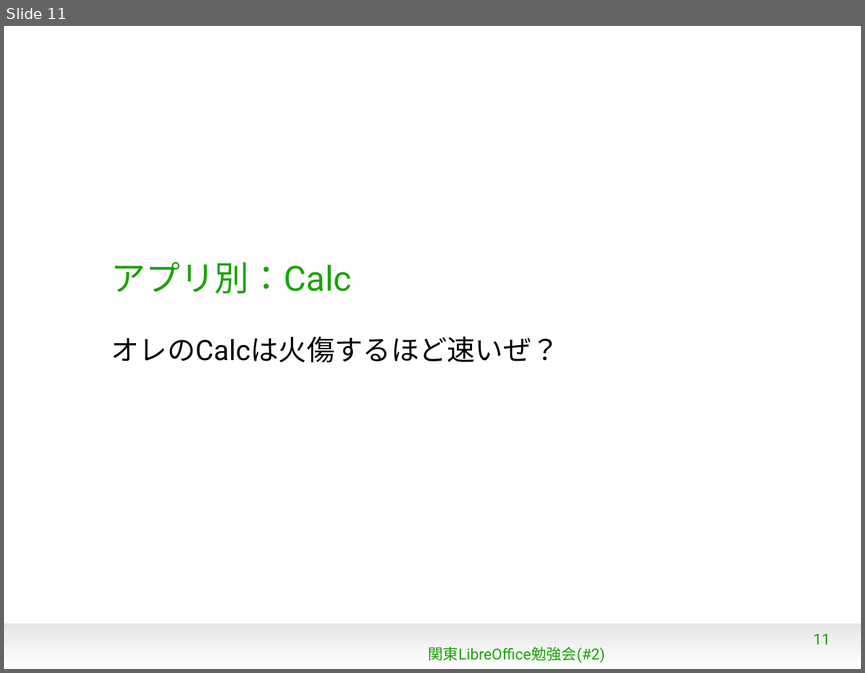
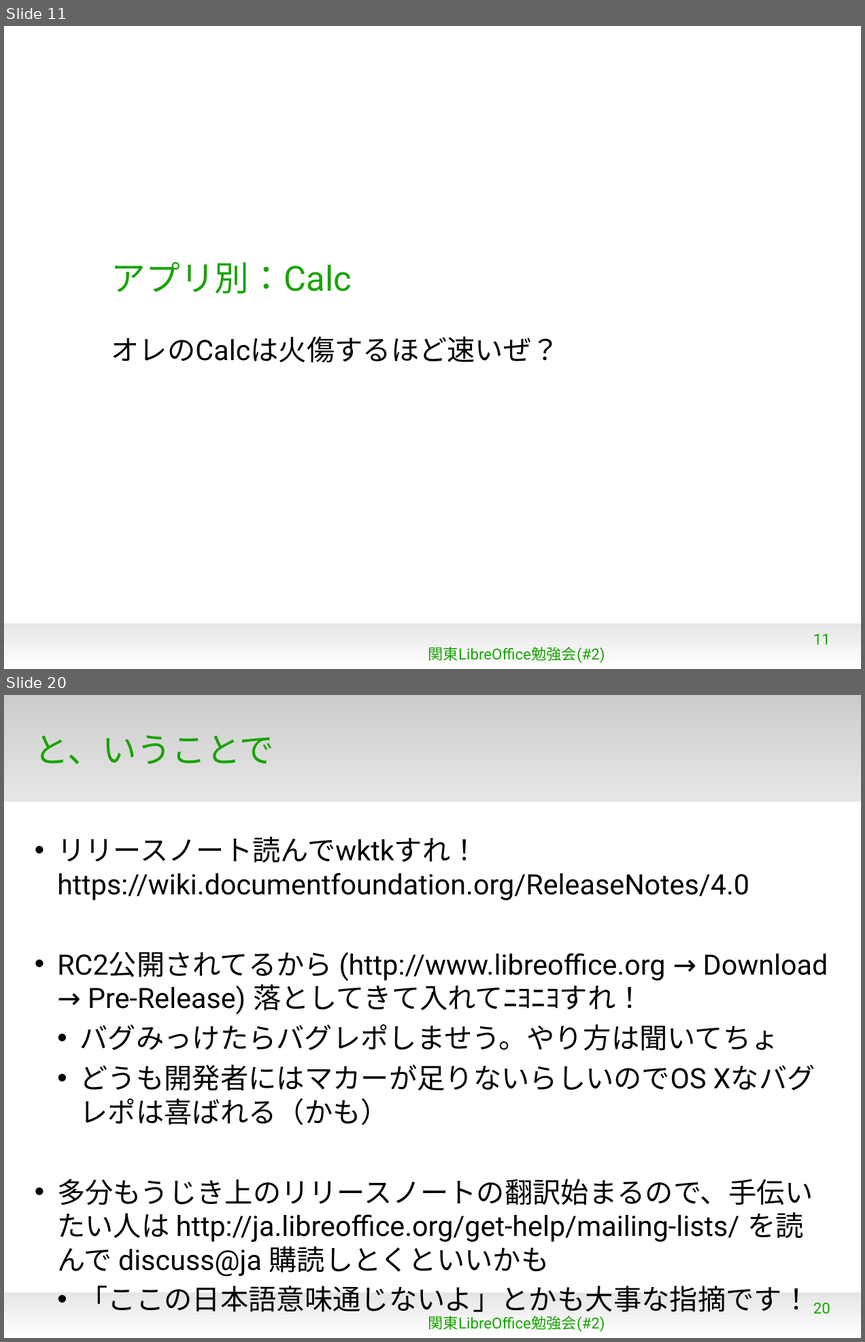
Before and after one commit to naruoga/KantoLibreOffice, a slide deck: Jan2013/WhatsNew4-0.odp. Shown one above the other, each under a label of ours: slide 11 before the commit, slides 11 and 20 after it; the slides between them are not shown. The pictures are 865x673 and 865x1342 pixels, drawn with LibreOffice and Linux fonts; fonts in the diff are those of the drawing; background and template pictures are left out. Boxes give left, top, right and bottom in pixels: in the first picture for what was removed or moved away, otherwise in the second. Text is boxed around its words. In the diff, an @@ line names an element or a change of style, - is before the commit and + after.

```diff
--- a/Jan2013/WhatsNew4-0.odp
+++ b/Jan2013/WhatsNew4-0.odp
@@ slide 20 added at [4, 695, 861, 1338], background #FFFFFF; not listed: 1 template element that a slide beside it also shows @@
@@ rectangle added at [4, 695, 861, 802], fill gradient #CCCCCC to #E6E6E6 @@
@@ title added at [35, 735, 274, 764], 32 pt, text #18A303 @@
+と、いうことで
@@ text added at [57, 836, 828, 1317], 26 pt, text #000000 @@
+• リリースノート読んでwktkすれ！
+  https://wiki.documentfoundation.org/ReleaseNotes/4.0
+• RC2公開されてるから (http://www.libreoffice.org → Download → Pre-Release) 落としてきて入れてﾆﾖﾆﾖすれ！
+  • バグみっけたらバグレポしませう。やり方は聞いてちょ
+  • どうも開発者にはマカーが足りないらしいのでOS Xなバグレポは喜ばれる（かも）
+• 多分もうじき上のリリースノートの翻訳始まるので、手伝いたい人は http://ja.libreoffice.org/get-help/mailing-lists/ を読んで discuss@ja 購読しとくといいかも
+  • 「ここの日本語意味通じないよ」とかも大事な指摘です！
@@ page number added at [813, 1302, 830, 1314], 14 pt, text #18A303 @@
+20
@@ text added at [428, 1315, 605, 1331], 14 pt, text #18A303 @@
+関東LibreOffice勉強会(#2)
```
Also in this commit, not shown: 2 slides changed, 9 other slides added, 3 slides removed.
